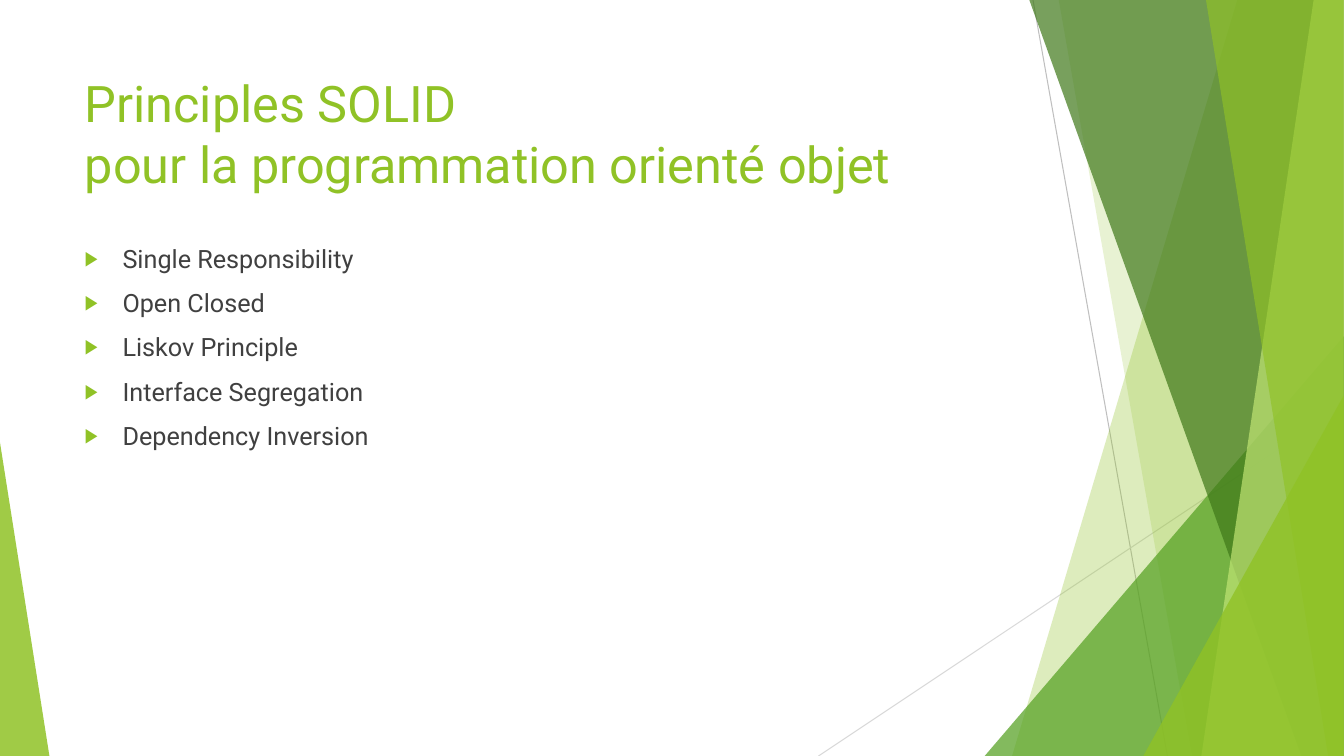
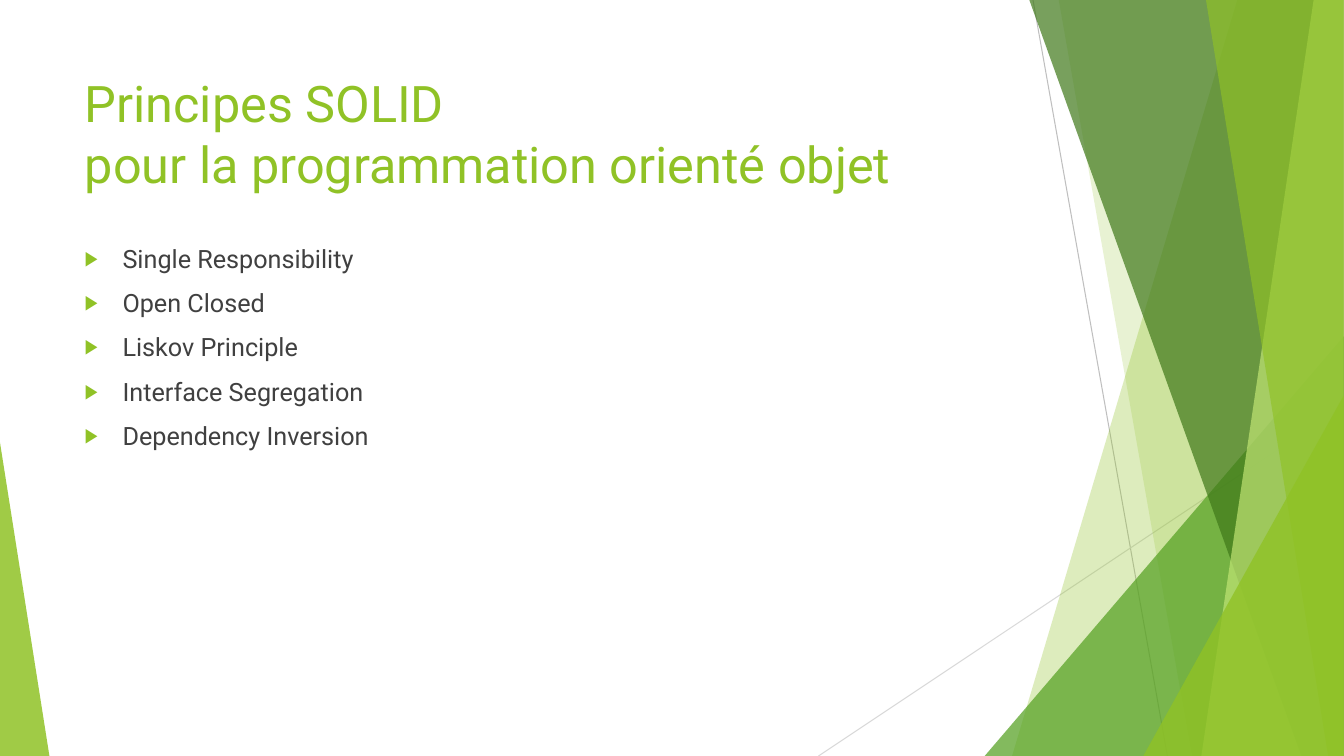
Before and after one commit to worming004/SimpleIsNotEasy, a slide deck: slide 7 of PPT/Easy != Simple.pptx. Drawn at 1344x756 pixels with LibreOffice and Linux fonts; fonts in the diff are those of the drawing. Boxes give left, top, right and bottom in pixels: in the first picture for what was removed or moved away, otherwise in the second. Text is boxed around its words. In the diff, an @@ line names an element or a change of style, - is before the commit and + after.

```diff
--- a/PPT/Easy != Simple.pptx
+++ b/PPT/Easy != Simple.pptx
@@ title at (85,85,890,194): text changed @@
-Principles SOLID
-pour la programmation orienté objet
+Principes SOLID
+pour la programmation orienté objet
```
Also in this commit, not shown: 13 other slides changed.
